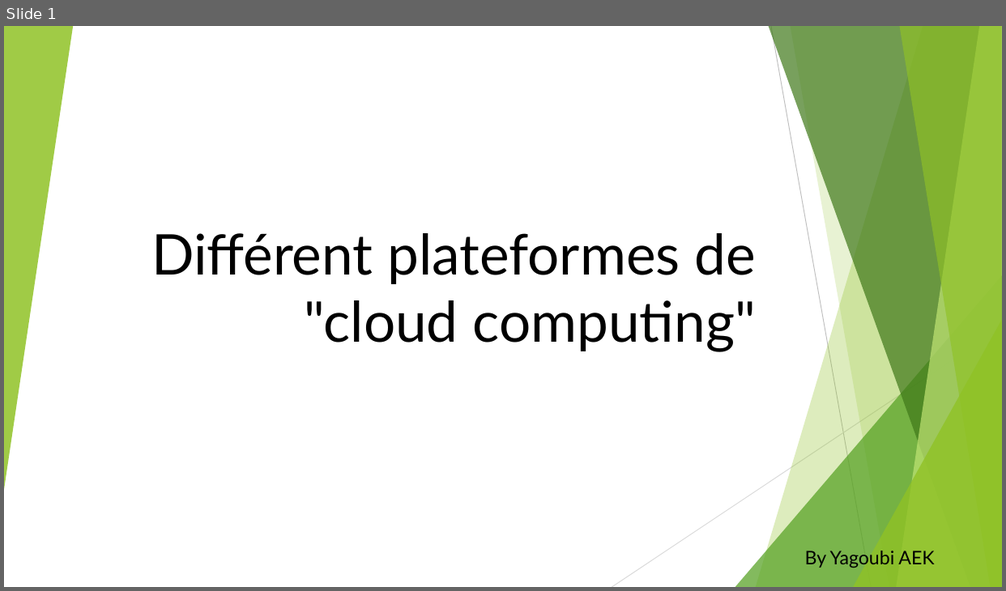
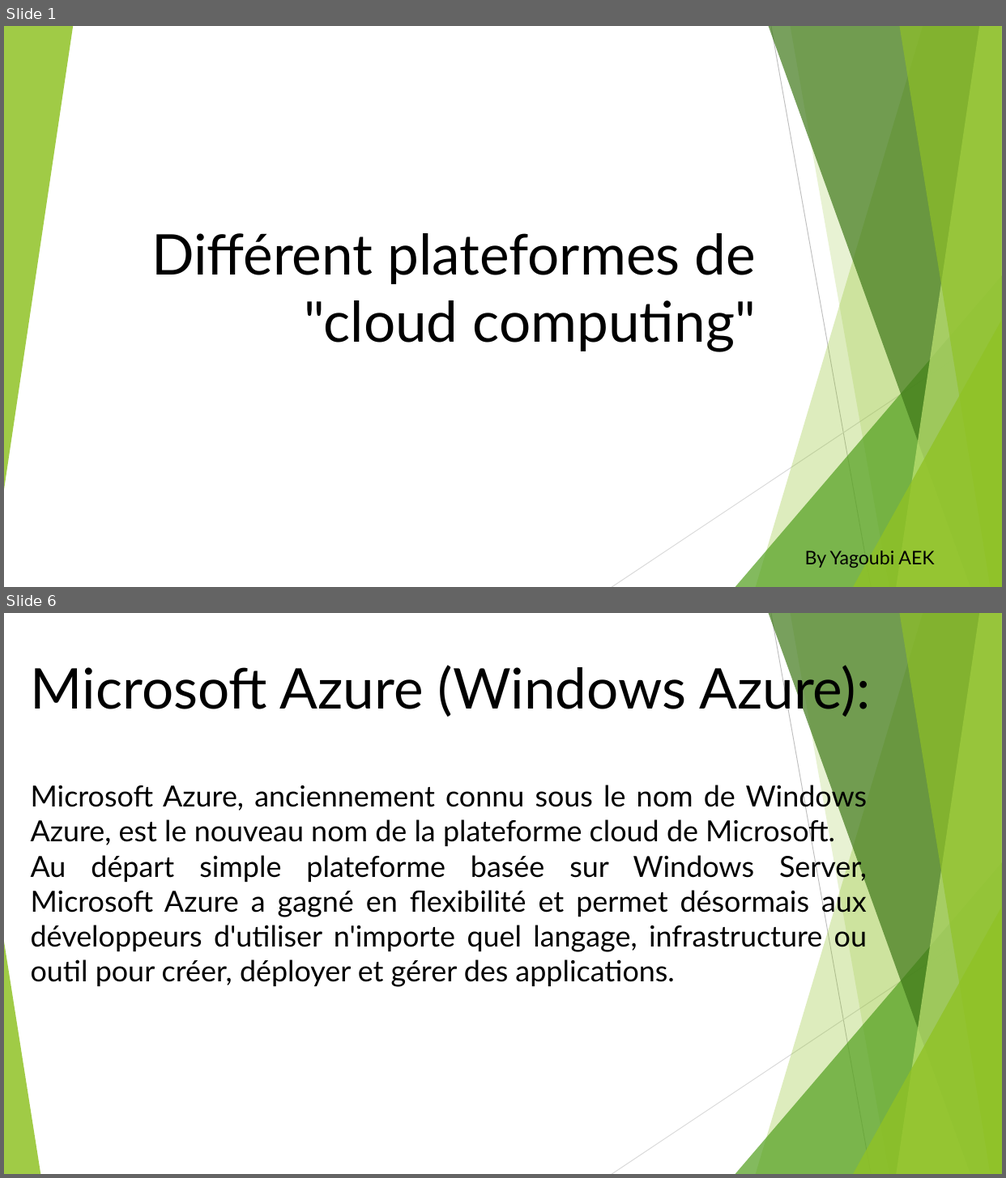
Before and after one commit to yagoubigithub/silde, a slide deck: différent plateformes de.pptx. Shown one above the other, each under a label of ours: slide 1 before the commit, slides 1 and 6 after it; the slides between them are not shown. The pictures are 1006x591 and 1006x1178 pixels, drawn with LibreOffice and Linux fonts; fonts in the diff are those of the drawing. Boxes give left, top, right and bottom in pixels: in the first picture for what was removed or moved away, otherwise in the second. Text is boxed around its words. In the diff, an @@ line names an element or a change of style, - is before the commit and + after.

```diff
--- a/différent plateformes de.pptx
+++ b/différent plateformes de.pptx
@@ slide 6 added at bbox=[4, 613, 1002, 1174], background #FFFFFF; not listed: 9 template elements that a slide beside it also shows @@
@@ text added at bbox=[31, 661, 870, 720], 54 pt, text #000000 @@
+Microsoft Azure (Windows Azure):
@@ text added at bbox=[31, 781, 867, 987], 28 pt, text #000000 @@
+Microsoft Azure, anciennement connu sous le nom de Windows Azure, est le nouveau nom de la plateforme cloud de Microsoft.
+Au départ simple plateforme basée sur Windows Server, Microsoft Azure a gagné en flexibilité et permet désormais aux développeurs d'utiliser n'importe quel langage, infrastructure ou outil pour créer, déployer et gérer des applications.
@@ triangle added at bbox=[4, 942, 40, 1174], fill #90C226 at 85% opacity @@
```
Also in this commit, not shown: 1 slide changed, 7 other slides added, 1 slide removed.
